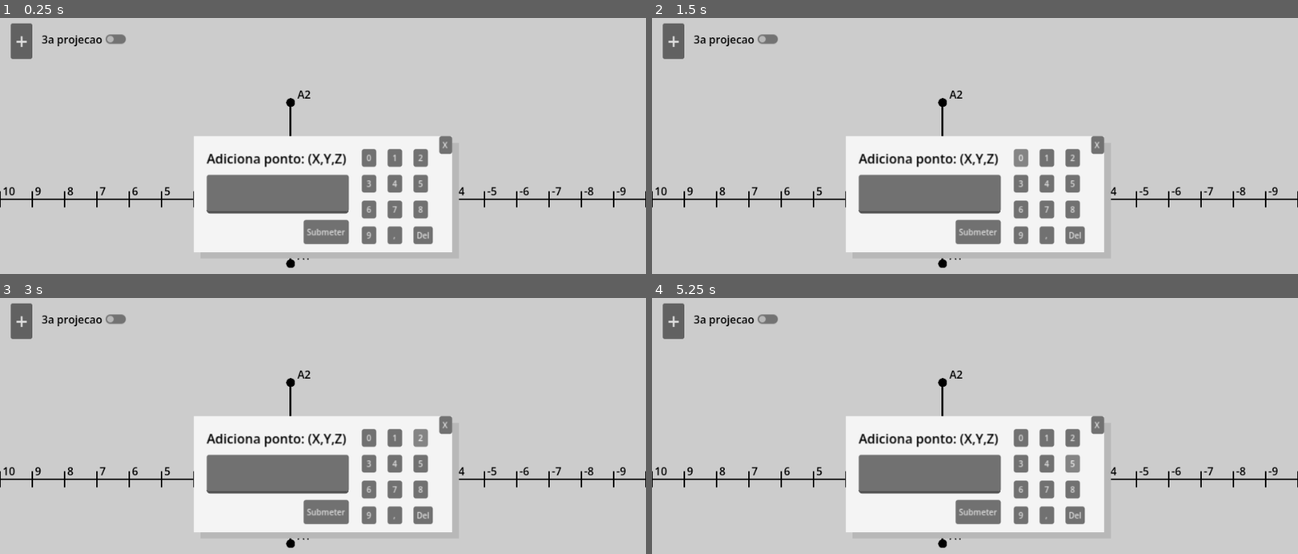
Above: before the commit, frames 1-4 (two rows, left to right).
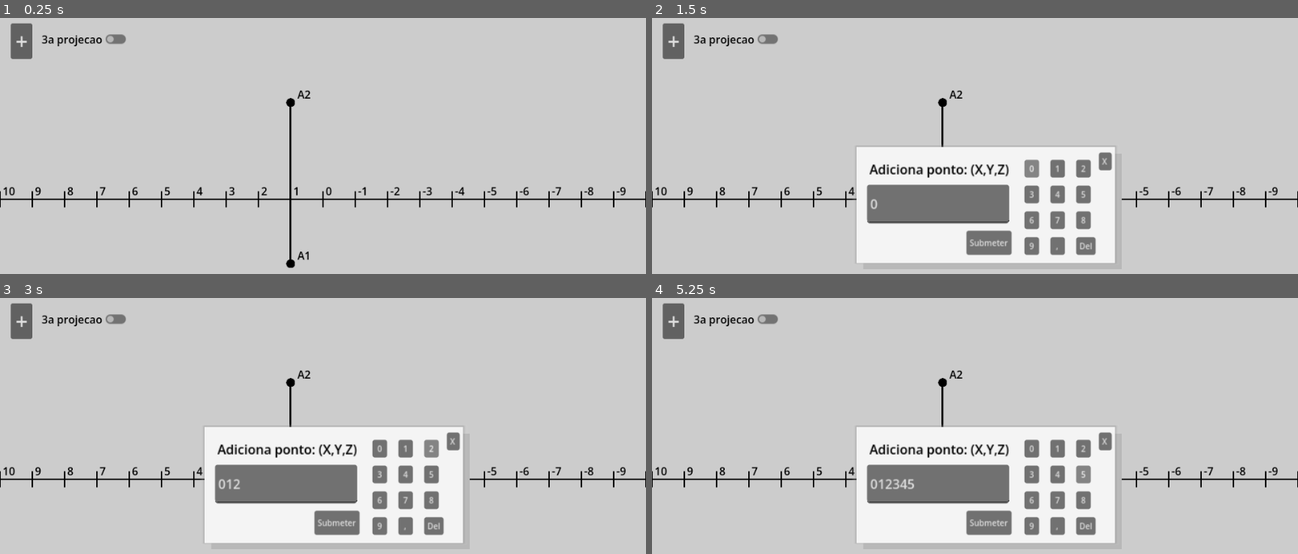
Above: after the commit, the same moments.

Repository: KP913/GeoDes-Editor
Game: Godot game, scene res://main.tscn
Same seed, same stepped clock (60 frames per second), same inputs: the game is played once before the commit and once after it.
Inputs:
- Up to frame 1 (0.25 s): no input
- Up to frame 2 (1.5 s): click "+" at 0.5 s; click "0" at 1.25 s
- Up to frame 3 (3 s): click "1" at 2 s; click "2" at 2.75 s
- Up to frame 4 (5.25 s): click "3" at 3.5 s; click "4" at 4.25 s; click "5" at 5 s

The runs differ from the first frame. In frame 1, 18% of the frame differs, in the area x 29-72%, y 46-95%; in frame 2, 12%; in frame 3, 12%; in frame 4, 13%.

Commit message:
Popup pontos funcional

Diff:
--- /dev/null
+++ b/add_point_popup.gd
@@ -0,0 +1,53 @@
+extends Control
+var valid_chars = ["0", "1", "2", "3", "4", "5", "6", "7", "8", "9", ","]
+@onready var main = find_parent("Main")
+
+# Called when the node enters the scene tree for the first time.
+func _ready() -> void:
+	pass # Replace with function body.
+
+
+# Called every frame. 'delta' is the elapsed time since the previous frame.
+func _process(delta: float) -> void:
+	pass
+
+func add_char(char: String):
+	if char == "DEL":
+		if $LineEdit.text.length() != 0:
+			$LineEdit.text = $LineEdit.text.substr(0, $LineEdit.text.length() - 1)
+	else:
+		$LineEdit.text += char
+
+
+func _on_line_edit_text_changed(new_text: String) -> void:
+	for char in new_text:
+		if char not in valid_chars:
+			$LineEdit.text = new_text.remove_char(ord(char))
+
+
+
+
+func close_popup() -> void:
+	$LineEdit.text = ""
+	hide()
+
+func popupoppen() -> void:
+	show()
+
+func submit_text() -> void:
+	var list = $LineEdit.text.split(",")
+	if list.size() != 3:
+		$LineEdit.text = ""
+		$ErrorMessage.show()
+		await get_tree().create_timer(5).timeout
+		$ErrorMessage.hide()
+		return
+
+	var point = Vector3()
+	point.x = int(list[0])
+	point.y = int(list[1])
+	point.z = int(list[2])
+
+	main.points.append(point)
+	main.add_point(point)
+	close_popup()
--- a/main.gd
+++ b/main.gd
@@ -22,13 +22,7 @@
 		#TODO Meter texto na linha vertical
 
 	for coord in points:
-		var ponto = preload("res://point.tscn").instantiate()
-		ponto.coords = coord
-		ponto.name = char(ord(inicialpointname)+pointindice)
-		pointindice += 1
-
-		$Pontos.add_child(ponto)
-
+		add_point(coord)
 
 		# Called every frame. 'delta' is the elapsed time since the previous frame.
 func _process(delta: float) -> void:
@@ -41,3 +35,10 @@
 func _on_a_projecao_toggled(toggled_on: bool) -> void:
 	is_P3_visible = toggled_on
 	$EixoY.visible = toggled_on
+
+func add_point(coord: Vector3):
+	var ponto = preload("res://point.tscn").instantiate()
+	ponto.coords = coord
+	ponto.name = char(ord(inicialpointname)+pointindice)
+	pointindice += 1
+	$Pontos.add_child(ponto)
--- a/main.tscn
+++ b/main.tscn
@@ -1,14 +1,15 @@
 [gd_scene format=3 uid="uid://cdshdnccef1ok"]
 
 [ext_resource type="Script" uid="uid://00ch8la2k767" path="res://main.gd" id="1_0xm2m"]
+[ext_resource type="Script" uid="uid://8x08yenifn83" path="res://add_point_popup.gd" id="3_1bvp3"]
 [ext_resource type="Script" uid="uid://cjync045ce8j2" path="res://camera.gd" id="3_h2yge"]
 
 [sub_resource type="StyleBoxFlat" id="StyleBoxFlat_0xm2m"]
 bg_color = Color(0.72, 0.72, 0.72, 1)
 
 [sub_resource type="Gradient" id="Gradient_h2yge"]
-offsets = PackedFloat32Array(0.92086333, 0.94244605, 1)
-colors = PackedColorArray(1, 1, 1, 0, 0.52967745, 0.52967745, 0.52967745, 0.33814043, 1, 1, 1, 0)
+offsets = PackedFloat32Array(0, 0.92086333, 0.94244605)
+colors = PackedColorArray(0.14, 0.14, 0.14, 1, 0.52967745, 0.52967745, 0.52967745, 0.33814043, 1, 1, 1, 0)
 
 [sub_resource type="GradientTexture2D" id="GradientTexture2D_1bvp3"]
 gradient = SubResource("Gradient_h2yge")
@@ -63,16 +64,30 @@
 theme_override_colors/font_color = Color(0, 0, 0, 1)
 text = "3a projecao"
 
-[node name="Control" type="Control" parent="HUD" unique_id=1195964123]
+[node name="AddPointPopup" type="Control" parent="HUD" unique_id=1195964123]
+visible = false
 layout_mode = 3
 anchors_preset = 0
-offset_left = 432.00003
-offset_top = 224.00002
-offset_right = 472.00003
-offset_bottom = 264.0
+offset_left = 448.00003
+offset_top = 240.0
+offset_right = 488.00003
+offset_bottom = 280.0
 scale = Vector2(1.2, 1.2)
-
-[node name="Panelbackshadow" type="Panel" parent="HUD/Control" unique_id=479990123]
+script = ExtResource("3_1bvp3")
+metadata/_edit_group_ = true
+
+[node name="ErrorMessage" type="Label" parent="HUD/AddPointPopup" unique_id=1493610642]
+visible = false
+layout_mode = 0
+offset_left = -360.0
+offset_top = 213.33331
+offset_right = -192.0
+offset_bottom = 249.33331
+theme_override_colors/font_color = Color(1, 0, 0, 1)
+theme_override_font_sizes/font_size = 26
+text = "Invalid Point!"
+
+[node name="Panelbackshadow" type="Panel" parent="HUD/AddPointPopup" unique_id=479990123]
 layout_mode = 0
 offset_left = -112.00003
 offset_top = -32.000015
@@ -80,16 +95,16 @@
 offset_bottom = 111.999985
 theme_override_styles/panel = SubResource("StyleBoxFlat_0xm2m")
 
-[node name="Panelshadow" type="Panel" parent="HUD/Control" unique_id=1558648354]
-visible = false
-layout_mode = 0
-offset_left = 296.0
-offset_top = 184.0
-offset_right = 664.0
-offset_bottom = 352.0
+[node name="Panelshadow" type="Panel" parent="HUD/AddPointPopup" unique_id=1558648354]
+layout_mode = 0
+offset_left = -146.667
+offset_top = -55.7
+offset_right = -70.66701
+offset_bottom = -21.2
+scale = Vector2(5, 5)
 theme_override_styles/panel = SubResource("StyleBoxTexture_lquwl")
 
-[node name="Panel" type="Panel" parent="HUD/Control" unique_id=477685118]
+[node name="Panel" type="Panel" parent="HUD/AddPointPopup" unique_id=477685118]
 layout_mode = 0
 offset_left = -120.00003
 offset_top = -40.000015
@@ -97,7 +112,7 @@
 offset_bottom = 103.999985
 theme_override_styles/panel = SubResource("StyleBoxFlat_7mycd")
 
-[node name="Label" type="Label" parent="HUD/Control" unique_id=1068038616]
+[node name="LabelPopup" type="Label" parent="HUD/AddPointPopup" unique_id=1068038616]
 layout_mode = 0
 offset_left = -104.00003
 offset_top = -24.000015
@@ -106,14 +121,14 @@
 theme_override_colors/font_color = Color(0, 0, 0, 1)
 text = "Adiciona ponto: (X,Y,Z)"
 
-[node name="LineEdit" type="LineEdit" parent="HUD/Control" unique_id=828946344]
-layout_mode = 0
-offset_left = -104.00003
-offset_top = 7.9999847
-offset_right = 71.99997
-offset_bottom = 55.999985
-
-[node name="Button0" type="Button" parent="HUD/Control" unique_id=1990661610]
+[node name="LineEdit" type="LineEdit" parent="HUD/AddPointPopup" unique_id=828946344]
+layout_mode = 0
+offset_left = -106.66668
+offset_top = 6.6666594
+offset_right = 69.33332
+offset_bottom = 54.66666
+
+[node name="Button0" type="Button" parent="HUD/AddPointPopup" unique_id=1990661610]
 layout_mode = 0
 offset_left = 87.99994
 offset_top = -24.000015
@@ -122,7 +137,7 @@
 theme_override_font_sizes/font_size = 10
 text = "0"
 
-[node name="Button1" type="Button" parent="HUD/Control" unique_id=1393596512]
+[node name="Button1" type="Button" parent="HUD/AddPointPopup" unique_id=1393596512]
 layout_mode = 0
 offset_left = 119.99994
 offset_top = -24.000015
@@ -131,7 +146,7 @@
 theme_override_font_sizes/font_size = 10
 text = "1"
 
-[node name="Button2" type="Button" parent="HUD/Control" unique_id=1104696329]
+[node name="Button2" type="Button" parent="HUD/AddPointPopup" unique_id=1104696329]
 layout_mode = 0
 offset_left = 151.99994
 offset_top = -24.000015
@@ -140,7 +155,7 @@
 theme_override_font_sizes/font_size = 10
 text = "2"
 
-[node name="Button3" type="Button" parent="HUD/Control" unique_id=1398399224]
+[node name="Button3" type="Button" parent="HUD/AddPointPopup" unique_id=1398399224]
 layout_mode = 0
 offset_left = 87.99994
 offset_top = 7.9999847
@@ -149,7 +164,7 @@
 theme_override_font_sizes/font_size = 10
 text = "3"
 
-[node name="Button4" type="Button" parent="HUD/Control" unique_id=804654626]
+[node name="Button4" type="Button" parent="HUD/AddPointPopup" unique_id=804654626]
 layout_mode = 0
 offset_left = 119.99994
 offset_top = 7.9999847
@@ -158,7 +173,7 @@
 theme_override_font_sizes/font_size = 10
 text = "4"
 
-[node name="Button5" type="Button" parent="HUD/Control" unique_id=1780430022]
+[node name="Button5" type="Button" parent="HUD/AddPointPopup" unique_id=1780430022]
 layout_mode = 0
 offset_left = 151.99994
 offset_top = 7.9999847
@@ -167,7 +182,7 @@
 theme_override_font_sizes/font_size = 10
 text = "5"
 
-[node name="Button6" type="Button" parent="HUD/Control" unique_id=1724398271]
+[node name="Button6" type="Button" parent="HUD/AddPointPopup" unique_id=1724398271]
 layout_mode = 0
 offset_left = 87.99994
 offset_top = 39.999985
@@ -176,7 +191,7 @@
 theme_override_font_sizes/font_size = 10
 text = "6"
 
-[node name="Button7" type="Button" parent="HUD/Control" unique_id=1235349357]
+[node name="Button7" type="Button" parent="HUD/AddPointPopup" unique_id=1235349357]
 layout_mode = 0
 offset_left = 119.99994
 offset_top = 39.999985
@@ -185,7 +200,7 @@
 theme_override_font_sizes/font_size = 10
 text = "7"
 
-[node name="Button8" type="Button" parent="HUD/Control" unique_id=944749597]
+[node name="Button8" type="Button" parent="HUD/AddPointPopup" unique_id=944749597]
 layout_mode = 0
 offset_left = 151.99994
 offset_top = 39.999985
@@ -194,7 +209,7 @@
 theme_override_font_sizes/font_size = 10
 text = "8"
 
-[node name="Button9" type="Button" parent="HUD/Control" unique_id=831665610]
+[node name="Button9" type="Button" parent="HUD/AddPointPopup" unique_id=831665610]
 layout_mode = 0
 offset_left = 87.99994
 offset_top = 71.999985
@@ -203,7 +218,7 @@
 theme_override_font_sizes/font_size = 10
 text = "9"
 
-[node name="ButtonComma" type="Button" parent="HUD/Control" unique_id=1208481398]
+[node name="ButtonComma" type="Button" parent="HUD/AddPointPopup" unique_id=1208481398]
 layout_mode = 0
 offset_left = 119.99994
 offset_top = 71.999985
@@ -212,7 +227,7 @@
 theme_override_font_sizes/font_size = 10
 text = ","
 
-[node name="ButtonDelete" type="Button" parent="HUD/Control" unique_id=372441683]
+[node name="ButtonDelete" type="Button" parent="HUD/AddPointPopup" unique_id=372441683]
 layout_mode = 0
 offset_left = 151.99994
 offset_top = 71.999985
@@ -221,7 +236,7 @@
 theme_override_font_sizes/font_size = 10
 text = "Del"
 
-[node name="ButtonSubmit" type="Button" parent="HUD/Control" unique_id=1442176851]
+[node name="ButtonSubmit" type="Button" parent="HUD/AddPointPopup" unique_id=1442176851]
 layout_mode = 0
 offset_left = 15.9999695
 offset_top = 63.999985
@@ -230,13 +245,29 @@
 theme_override_font_sizes/font_size = 10
 text = "Submeter"
 
-[node name="ButtonClose" type="Button" parent="HUD/Control" unique_id=37725881]
-layout_mode = 0
-offset_left = 183.99994
-offset_top = -40.000015
-offset_right = 199.99994
-offset_bottom = -18.000015
+[node name="ButtonClose" type="Button" parent="HUD/AddPointPopup" unique_id=37725881]
+layout_mode = 0
+offset_left = 179.99995
+offset_top = -33.333347
+offset_right = 195.99995
+offset_bottom = -11.333347
 theme_override_font_sizes/font_size = 10
 text = "X"
 
+[connection signal="pressed" from="HUD/AddPoint" to="HUD/AddPointPopup" method="popupoppen"]
 [connection signal="toggled" from="HUD/3aProjecao" to="." method="_on_a_projecao_toggled"]
+[connection signal="text_changed" from="HUD/AddPointPopup/LineEdit" to="HUD/AddPointPopup" method="_on_line_edit_text_changed"]
+[connection signal="pressed" from="HUD/AddPointPopup/Button0" to="HUD/AddPointPopup" method="add_char" binds= ["0"]]
+[connection signal="pressed" from="HUD/AddPointPopup/Button1" to="HUD/AddPointPopup" method="add_char" binds= ["1"]]
+[connection signal="pressed" from="HUD/AddPointPopup/Button2" to="HUD/AddPointPopup" method="add_char" binds= ["2"]]
+[connection signal="pressed" from="HUD/AddPointPopup/Button3" to="HUD/AddPointPopup" method="add_char" binds= ["3"]]
+[connection signal="pressed" from="HUD/AddPointPopup/Button4" to="HUD/AddPointPopup" method="add_char" binds= ["4"]]
+[connection signal="pressed" from="HUD/AddPointPopup/Button5" to="HUD/AddPointPopup" method="add_char" binds= ["5"]]
+[connection signal="pressed" from="HUD/AddPointPopup/Button6" to="HUD/AddPointPopup" method="add_char" binds= ["6"]]
+[connection signal="pressed" from="HUD/AddPointPopup/Button7" to="HUD/AddPointPopup" method="add_char" binds= ["7"]]
+[connection signal="pressed" from="HUD/AddPointPopup/Button8" to="HUD/AddPointPopup" method="add_char" binds= ["8"]]
+[connection signal="pressed" from="HUD/AddPointPopup/Button9" to="HUD/AddPointPopup" method="add_char" binds= ["9"]]
+[connection signal="pressed" from="HUD/AddPointPopup/ButtonComma" to="HUD/AddPointPopup" method="add_char" binds= [","]]
+[connection signal="pressed" from="HUD/AddPointPopup/ButtonDelete" to="HUD/AddPointPopup" method="add_char" binds= ["DEL"]]
+[connection signal="pressed" from="HUD/AddPointPopup/ButtonSubmit" to="HUD/AddPointPopup" method="submit_text"]
+[connection signal="pressed" from="HUD/AddPointPopup/ButtonClose" to="HUD/AddPointPopup" method="close_popup"]
Not shown, added: add_point_popup.gd.uid
